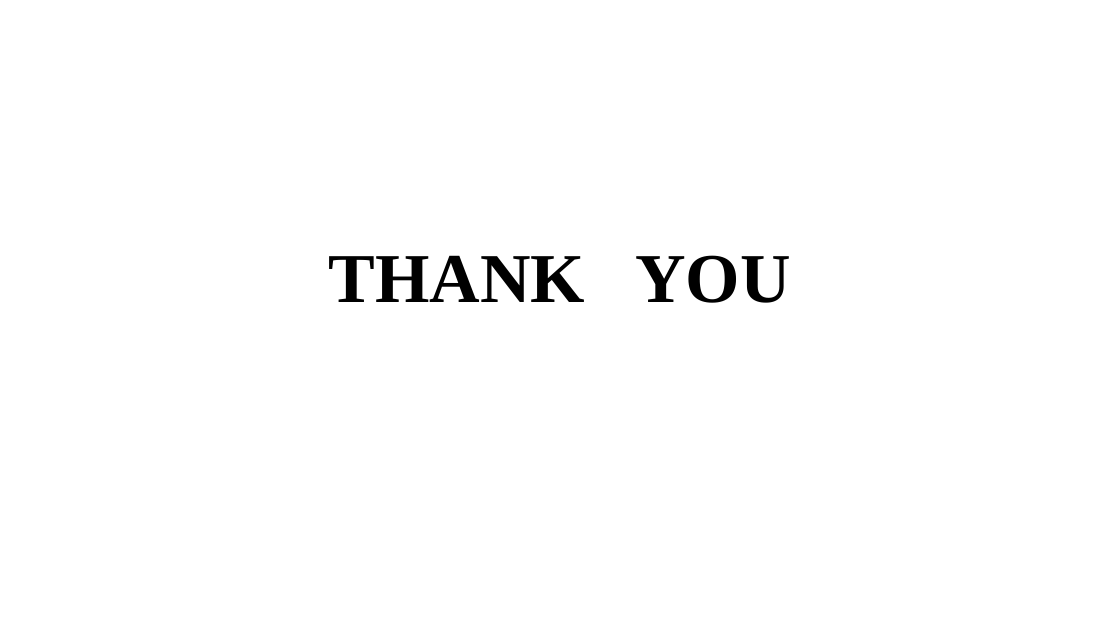
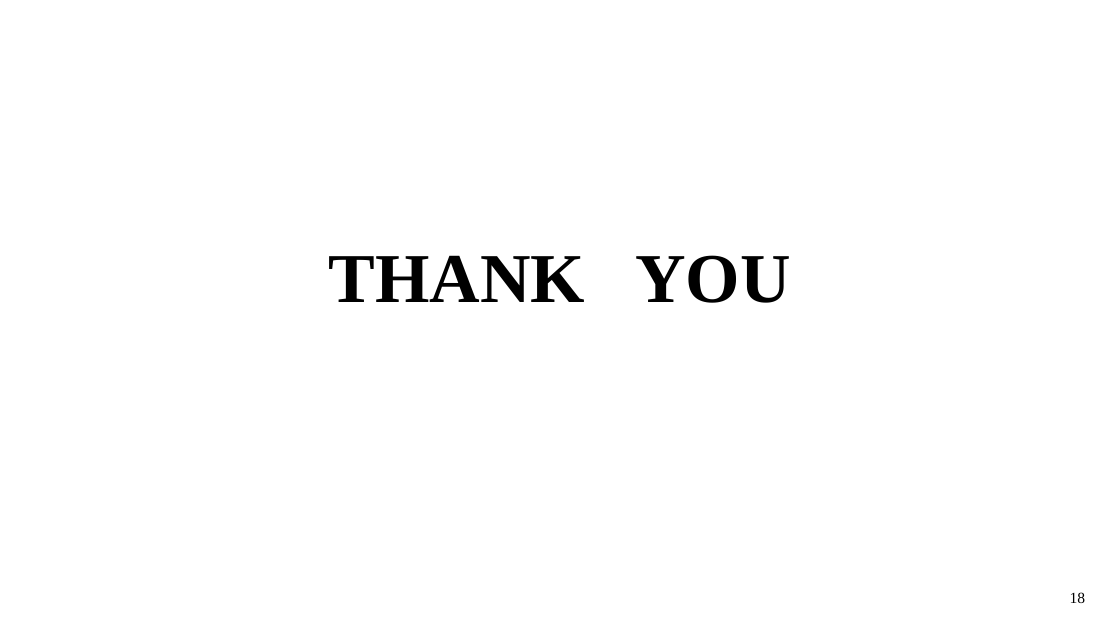
Before and after one commit to abdurRabbi23/ur5-safe-rl-thesis, a slide deck: slide 18 of Thesis_Documentation/Presentaion_slides/main_slide.pptx (slide 19 before the commit). Drawn at 1120x630 pixels with LibreOffice and Linux fonts; fonts in the diff are those of the drawing. Boxes give left, top, right and bottom in pixels: in the first picture for what was removed or moved away, otherwise in the second. Text is boxed around its words. In the diff, an @@ line names an element or a change of style, - is before the commit and + after.

```diff
--- a/Thesis_Documentation/Presentaion_slides/main_slide.pptx
+++ b/Thesis_Documentation/Presentaion_slides/main_slide.pptx
@@ text added at bbox=[1070, 592, 1086, 603], 20 pt, text #000000 @@
+18
```
Also in this commit, not shown: 16 other slides changed, 2 slides added, 1 slide removed, 3 other files.
